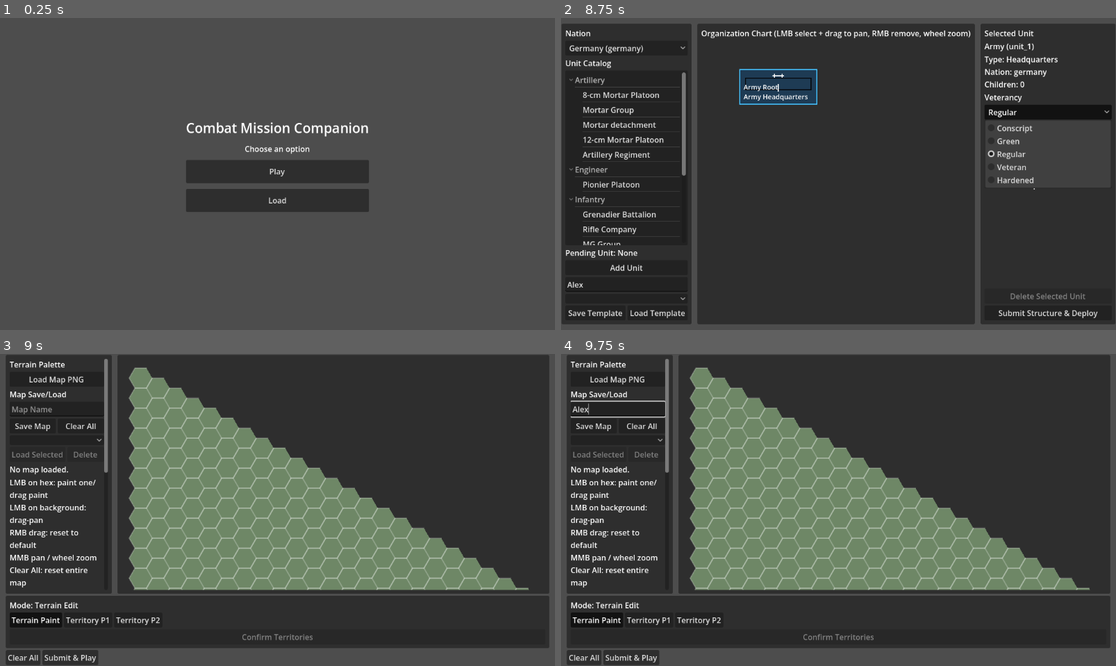
Above: before the commit, frames 1-4 (two rows, left to right).
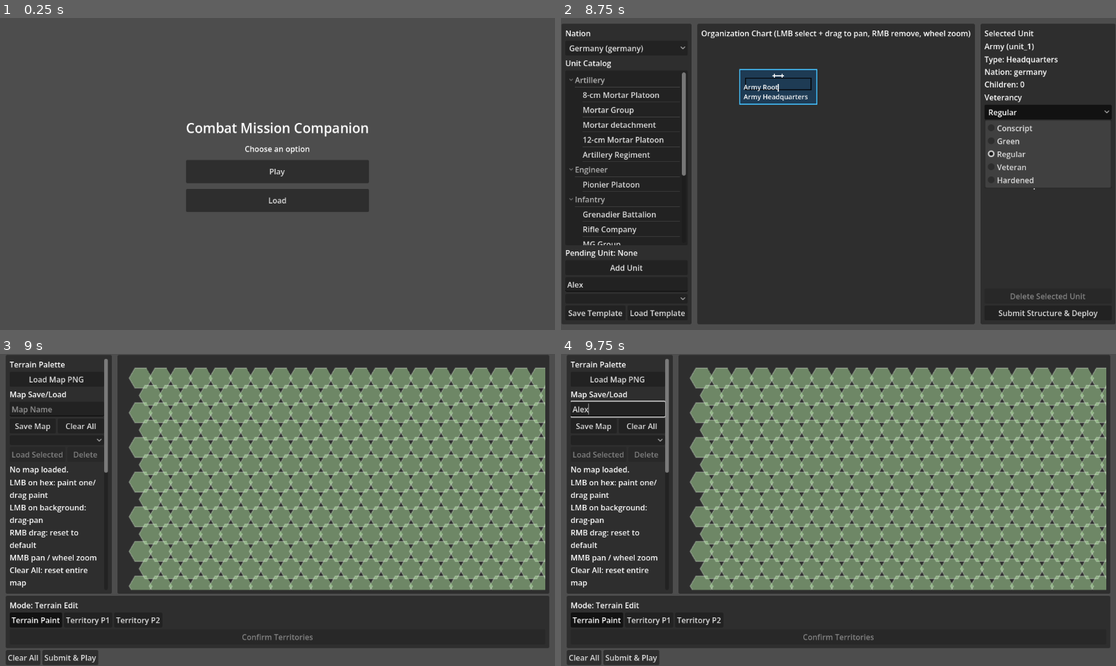
Above: after the commit, the same moments.

Repository: cpt-miche/Combat-Mission-Companion
Game: Godot game, scene res://scenes/Main.tscn
Same seed, same stepped clock (60 frames per second), same inputs: the game is played once before the commit and once after it.
Inputs (mouse positions are in pixels of both pictures, inside the frame that each line leads up to):
- Up to frame 1 (0.25 s): no input
- Up to frame 2 (8.75 s): click "Play" at 0.5 s; click "Play" at 1.25 s; click "Play as Germans" at 2 s; click "New Map" at 2.75 s; click "New Map" at 3.5 s; click "Continue" at 4.25 s; click (627, 283) at 5.02 s; type "Alex" at 5.1 s; click "Germany (germany)" at 5.75 s; click "Add Unit" at 6.5 s; click (627, 298) at 7.25 s; click "Regular" at 8 s
- Up to frame 3 (9 s): click "Submit Structure & Deploy" at 8.75 s
- Up to frame 4 (9.75 s): click (616, 410) at 9.52 s; type "Alex" at 9.6 s

Frames 1-2 are identical in both runs. In frame 3, 34% of the frame differs, in the area x 23-99%, y 4-76%; in frame 4, 34%.

Commit message:
Fix map editor hex grid row alignment

Diff:
--- a/scripts/ui/map_setup/HexMapView.gd
+++ b/scripts/ui/map_setup/HexMapView.gd
@@ -247,15 +247,29 @@
 	return _is_axial_on_map(axial)
 
 func _axial_to_world(axial: Vector2i) -> Vector2:
-	var x := hex_size * (1.5 * axial.x)
-	var y := hex_size * (SQRT3 * (axial.y + axial.x * 0.5))
+	var horizontal_spacing := hex_size * SQRT3
+	var vertical_spacing := hex_size * 1.5
+	var x := horizontal_spacing * (axial.x + 0.5 * float(axial.y & 1))
+	var y := vertical_spacing * axial.y
 	return map_offset + MAP_PADDING + Vector2(x, y)
 
 func _world_to_axial(world: Vector2) -> Vector2i:
-	var local := world - map_offset - MAP_PADDING
-	var q := (2.0 / 3.0 * local.x) / hex_size
-	var r := (-1.0 / 3.0 * local.x + SQRT3 / 3.0 * local.y) / hex_size
-	return _hex_round(q, r)
+	var closest_axial := Vector2i(-1, -1)
+	var closest_distance_squared := INF
+	for axial in _generate_axial_coordinates():
+		var center := _axial_to_world(axial)
+		var corners := _hex_corners_world(center)
+		if Geometry2D.is_point_in_polygon(world, corners):
+			return axial
+		var distance_squared := center.distance_squared_to(world)
+		if distance_squared < closest_distance_squared:
+			closest_distance_squared = distance_squared
+			closest_axial = axial
+
+	if closest_distance_squared <= pow(hex_size, 2):
+		return closest_axial
+
+	return Vector2i(-1, -1)
 
 func _hex_round(q: float, r: float) -> Vector2i:
 	var s: float = -q - r
